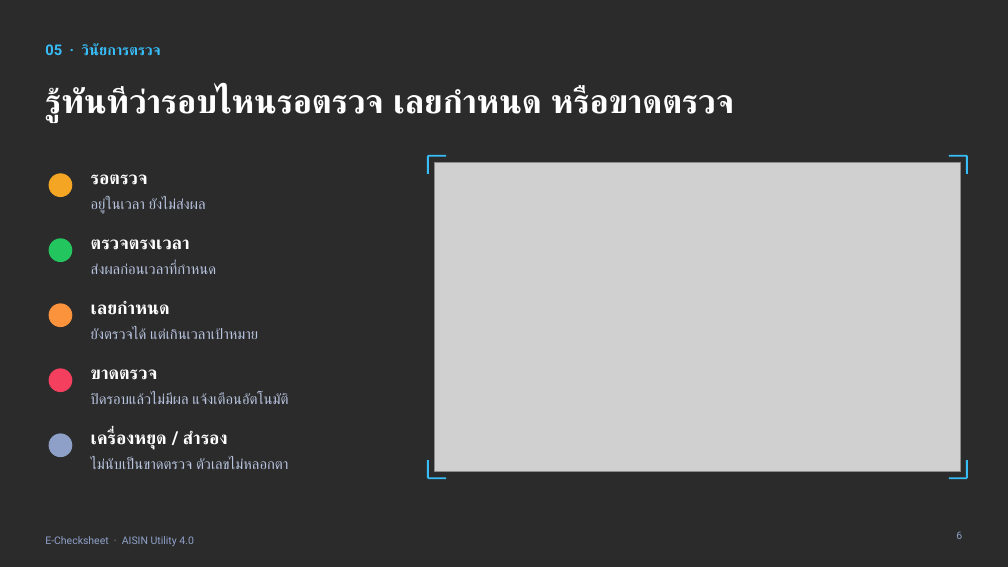
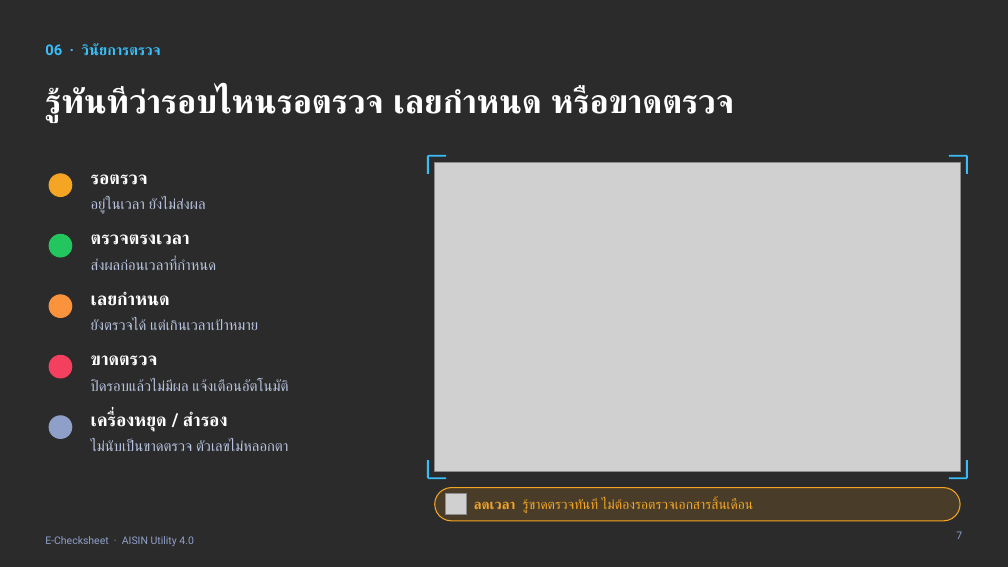
Before and after one commit to wexyzj123-hash/JoeKiattisak, a slide deck: slide 7 of E-Checksheet_Presentation.pptx (slide 6 before the commit). Drawn at 1008x567 pixels with LibreOffice and Linux fonts; fonts in the diff are those of the drawing; grey boxes stand for pictures; background and template pictures are left out; a plain dark background stands for a picture behind light text. Boxes give left, top, right and bottom in pixels: in the first picture for what was removed or moved away, otherwise in the second. Text is boxed around its words. In the diff, an @@ line names an element or a change of style, - is before the commit and + after.

```diff
--- a/E-Checksheet_Presentation.pptx
+++ b/E-Checksheet_Presentation.pptx
@@ 2 texts, 1 ellipse: place and size @@
-2 texts, 1 ellipse at [49, 239, 216, 274]
+2 texts, 1 ellipse at [49, 234, 216, 270]
@@ 2 texts, 1 ellipse: place and size @@
-2 texts, 1 ellipse at [49, 301, 258, 339]
+2 texts, 1 ellipse at [49, 292, 258, 330]
@@ 2 texts, 1 ellipse: place and size @@
-2 texts, 1 ellipse at [49, 369, 288, 404]
+2 texts, 1 ellipse at [49, 355, 288, 391]
@@ 2 texts, 1 ellipse: place and size @@
-2 texts, 1 ellipse at [49, 430, 288, 469]
+2 texts, 1 ellipse at [49, 412, 288, 451]
@@ rounded rectangle added at [435, 488, 960, 521], fill #F5A524 at 15% opacity, outline #F5A524 1 pt @@
@@ picture added at [445, 494, 467, 515] @@
@@ text added at [474, 498, 754, 513], 13 pt, text #F5A524 @@
+ลดเวลา รู้ขาดตรวจทันที ไม่ต้องรอตรวจเอกสารสิ้นเดือน
@@ page number at [956, 531, 962, 539]: text changed @@
-6
+7
```
Also in this commit, not shown: 12 other slides changed, 1 slide added, 1 slide removed, 1 other file.
